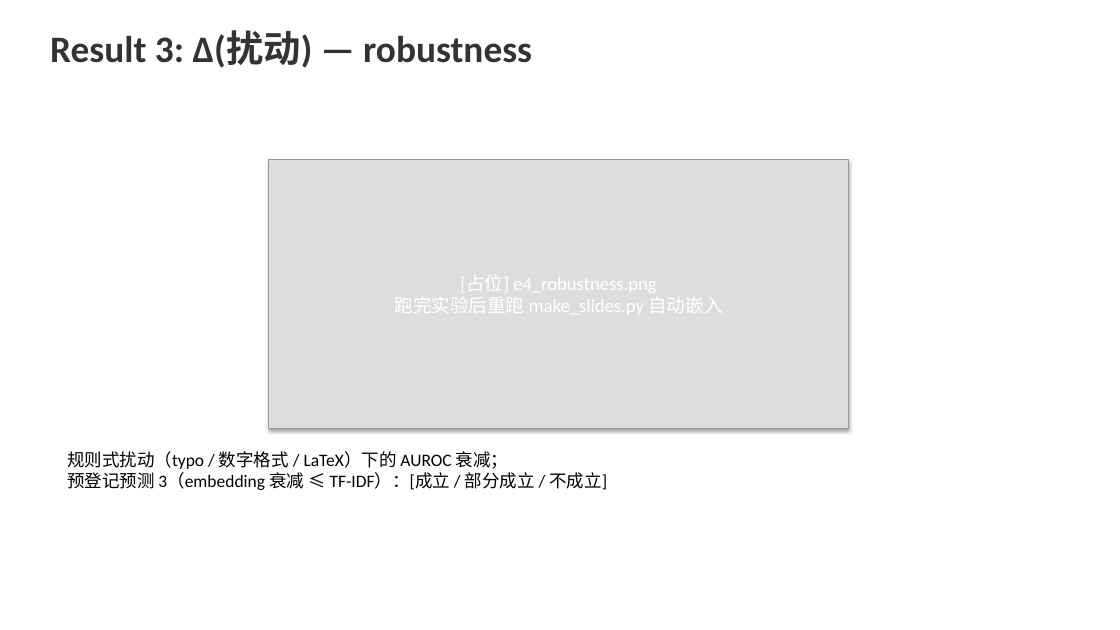
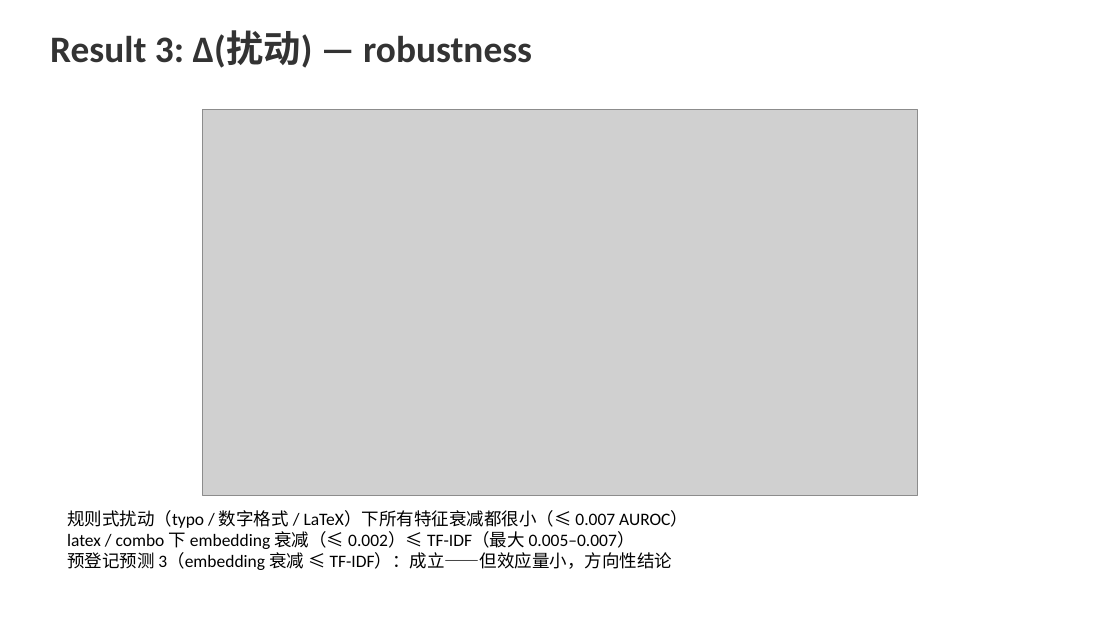
Before and after one commit to FauReam/text-monitor-436, a slide deck: slide 8 of slides/final.pptx. Drawn at 1120x630 pixels with LibreOffice and Linux fonts; fonts in the diff are those of the drawing; grey boxes stand for pictures. Boxes give left, top, right and bottom in pixels: in the first picture for what was removed or moved away, otherwise in the second. Text is boxed around its words. In the diff, an @@ line names an element or a change of style, - is before the commit and + after.

Commit message:
v2 标签修复版全量结果：E1–E6 完成，三条预登记预测最终判定
数据（修复 075fad3 后的重跑）：PRM800K 二分类 911,867 行（错例 27.9%，
修掉 chosen-only 的 99.8% 退化），train/test = 632,422/190,573（按题目分组）；
迁移集 Math-Shepherd 613,666 步。

最终判定（v1 结果全部作废，含 41c45f2 中 E6 的阴性口径）：
- 预测 1（小样本端 Δ 峰值非负）：不成立。n=20 各特征 ≈0.51 近随机；
  n≥50 起 TF-IDF 反超，full 端 Δ = −0.045~−0.064（SVM，CI 不含 0）。
- 预测 2（偏移下 Δ 仍为正）：部分成立。MATH→GSM8K 迁移端 bge-large
  +0.020 CI[0.018,0.021]、bge-base +0.006 CI[0.004,0.008] 显著正，
  MiniLM 跨 0；复合偏移不作单因素归因。
- 预测 3（扰动下 embedding 衰减 ≤ TF-IDF）：成立，效应量小（衰减均 ≤0.007）。

其他：E5 拒答 risk@cov=1.0 TF-IDF 0.271 略优；E6 ρ=0.900 (p=0.037, n=4)
同号初步观察；robustness_balance_check 补查（50/50 重采样与
class_weight=balanced 下 AUROC 变化 <0.01，回应训练集不平衡质疑）。
bge-large 尾部文本 fp16 编码（ST_FP16=1，与 fp32 余弦 >0.9997）。
final.pptx 填入真实数字；README 结果节重写为 v2 口径。

```diff
--- a/slides/final.pptx
+++ b/slides/final.pptx
@@ picture added at (202, 109, 917, 496) @@
@@ rectangle removed at (269, 160, 849, 429) @@
@@ text at (67, 510, 688, 570): text changed @@
-规则式扰动（typo / 数字格式 / LaTeX）下的 AUROC 衰减；
-预登记预测 3（embedding 衰减 ≤ TF-IDF）：[成立 / 部分成立 / 不成立]
+规则式扰动（typo / 数字格式 / LaTeX）下所有特征衰减都很小（≤ 0.007 AUROC）
+latex / combo 下 embedding 衰减（≤ 0.002）≤ TF-IDF（最大 0.005–0.007）
+预登记预测 3（embedding 衰减 ≤ TF-IDF）：成立——但效应量小，方向性结论
```
Also in this commit, not shown: 7 other slides changed, 2 slides added, 2 slides removed, 44 other files.
